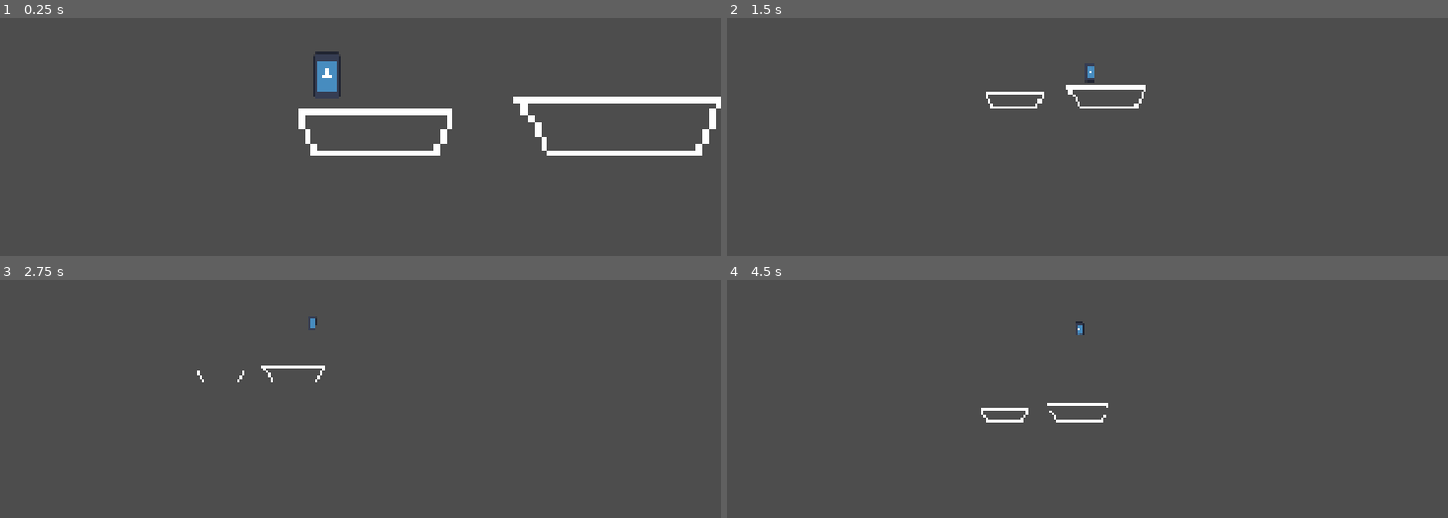
Above: before the commit, frames 1-4 (two rows, left to right).
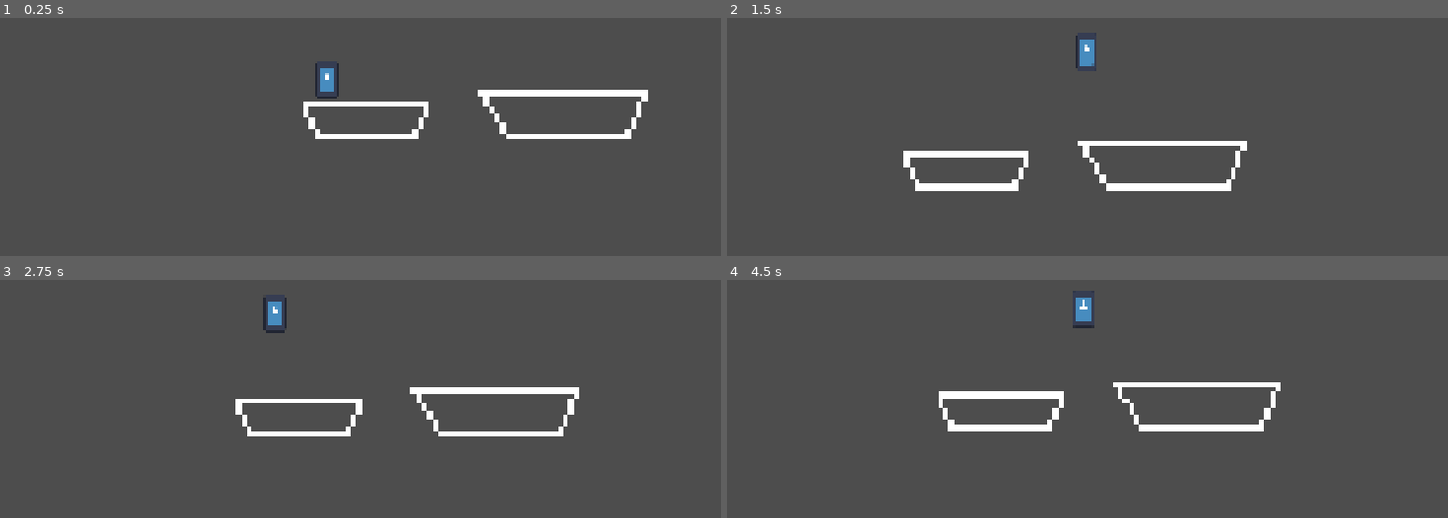
Above: after the commit, the same moments.

Repository: tjr5555/Uncaged
Game: Godot game, scene res://scenes/main.tscn
Two runs of this game, one before a commit and one after it. Both use one fixed random seed, a clock stepped at 60 frames per second and the inputs below. The engine's default icon, where the game draws it, is replaced by a stand-in: a white triangle on a blue panel in a dark square.
Inputs (mouse positions are in pixels of both pictures, inside the frame that each line leads up to):
- Up to frame 1 (0.25 s): no input
- Up to frame 2 (1.5 s): tap Enter at 0.5 s; move the mouse to (1224, 51) at 0.52 s; hold Right (ui_right) 0.53-1.25 s; tap E (Dash, bound only after the commit) at 0.6 s; click (1224, 51) at 0.67 s; tap Space (flap) at 0.77, 0.8, 1.07 s; drag from (892, 94) to (1015, 160) at 1.27 s
- Up to frame 3 (2.75 s): move the mouse to (outside the picture) at 2.02 s; hold Left (ui_left) from 2.03 s (still down); tap E (Dash, bound only after the commit) at 2.1 s; tap Space (flap) at 2.3 s
- Up to frame 4 (4.5 s): release Left (ui_left) at 2.75 s; drag from (1015, 422) to (outside the picture) at 2.77 s; move the mouse to (1289, 401) at 3.52 s; hold Right (ui_right) 3.53-4.25 s; tap Shift at 3.6 s; tap Space (flap) at 3.77, 3.8, 4.07 s; drag from (outside the picture) to (outside the picture) at 4.27 s

The runs differ from the first frame. In frame 1, 5.3% of the frame differs, in the area x 41-100%, y 14-58%; in frame 2, 3.3%; in frame 3, 2.6%; in frame 4, 3.0%.

Commit message:
major movement changes 10/12

Diff:
--- a/project.godot
+++ b/project.godot
@@ -28,11 +28,55 @@
 
 [input]
 
+ui_accept={
+"deadzone": 0.5,
+"events": [Object(InputEventKey,"resource_local_to_scene":false,"resource_name":"","device":-1,"window_id":0,"alt_pressed":false,"shift_pressed":false,"ctrl_pressed":false,"meta_pressed":false,"pressed":false,"keycode":32,"physical_keycode":0,"key_label":0,"unicode":32,"location":0,"echo":false,"script":null)
+, Object(InputEventKey,"resource_local_to_scene":false,"resource_name":"","device":-1,"window_id":0,"alt_pressed":false,"shift_pressed":false,"ctrl_pressed":false,"meta_pressed":false,"pressed":false,"keycode":0,"physical_keycode":90,"key_label":0,"unicode":122,"location":0,"echo":false,"script":null)
+]
+}
+ui_left={
+"deadzone": 0.5,
+"events": [Object(InputEventKey,"resource_local_to_scene":false,"resource_name":"","device":16,"window_id":0,"alt_pressed":false,"shift_pressed":false,"ctrl_pressed":false,"meta_pressed":false,"pressed":false,"keycode":4194319,"physical_keycode":0,"key_label":0,"unicode":0,"location":0,"echo":false,"script":null)
+, Object(InputEventJoypadButton,"resource_local_to_scene":false,"resource_name":"","device":-1,"button_index":13,"pressure":0.0,"pressed":false,"script":null)
+, Object(InputEventJoypadMotion,"resource_local_to_scene":false,"resource_name":"","device":-1,"axis":0,"axis_value":-1.0,"script":null)
+, Object(InputEventKey,"resource_local_to_scene":false,"resource_name":"","device":-1,"window_id":0,"alt_pressed":false,"shift_pressed":false,"ctrl_pressed":false,"meta_pressed":false,"pressed":false,"keycode":0,"physical_keycode":65,"key_label":0,"unicode":97,"location":0,"echo":false,"script":null)
+]
+}
+ui_right={
+"deadzone": 0.5,
+"events": [Object(InputEventKey,"resource_local_to_scene":false,"resource_name":"","device":16,"window_id":0,"alt_pressed":false,"shift_pressed":false,"ctrl_pressed":false,"meta_pressed":false,"pressed":false,"keycode":4194321,"physical_keycode":0,"key_label":0,"unicode":0,"location":0,"echo":false,"script":null)
+, Object(InputEventJoypadButton,"resource_local_to_scene":false,"resource_name":"","device":-1,"button_index":14,"pressure":0.0,"pressed":false,"script":null)
+, Object(InputEventJoypadMotion,"resource_local_to_scene":false,"resource_name":"","device":-1,"axis":0,"axis_value":1.0,"script":null)
+, Object(InputEventKey,"resource_local_to_scene":false,"resource_name":"","device":-1,"window_id":0,"alt_pressed":false,"shift_pressed":false,"ctrl_pressed":false,"meta_pressed":false,"pressed":false,"keycode":0,"physical_keycode":68,"key_label":0,"unicode":100,"location":0,"echo":false,"script":null)
+]
+}
+ui_up={
+"deadzone": 0.5,
+"events": [Object(InputEventKey,"resource_local_to_scene":false,"resource_name":"","device":16,"window_id":0,"alt_pressed":false,"shift_pressed":false,"ctrl_pressed":false,"meta_pressed":false,"pressed":false,"keycode":4194320,"physical_keycode":0,"key_label":0,"unicode":0,"location":0,"echo":false,"script":null)
+, Object(InputEventJoypadButton,"resource_local_to_scene":false,"resource_name":"","device":-1,"button_index":11,"pressure":0.0,"pressed":false,"script":null)
+, Object(InputEventJoypadMotion,"resource_local_to_scene":false,"resource_name":"","device":-1,"axis":1,"axis_value":-1.0,"script":null)
+, Object(InputEventKey,"resource_local_to_scene":false,"resource_name":"","device":-1,"window_id":0,"alt_pressed":false,"shift_pressed":false,"ctrl_pressed":false,"meta_pressed":false,"pressed":false,"keycode":0,"physical_keycode":87,"key_label":0,"unicode":119,"location":0,"echo":false,"script":null)
+]
+}
+ui_down={
+"deadzone": 0.5,
+"events": [Object(InputEventKey,"resource_local_to_scene":false,"resource_name":"","device":16,"window_id":0,"alt_pressed":false,"shift_pressed":false,"ctrl_pressed":false,"meta_pressed":false,"pressed":false,"keycode":4194322,"physical_keycode":0,"key_label":0,"unicode":0,"location":0,"echo":false,"script":null)
+, Object(InputEventJoypadButton,"resource_local_to_scene":false,"resource_name":"","device":-1,"button_index":12,"pressure":0.0,"pressed":false,"script":null)
+, Object(InputEventJoypadMotion,"resource_local_to_scene":false,"resource_name":"","device":-1,"axis":1,"axis_value":1.0,"script":null)
+, Object(InputEventKey,"resource_local_to_scene":false,"resource_name":"","device":-1,"window_id":0,"alt_pressed":false,"shift_pressed":false,"ctrl_pressed":false,"meta_pressed":false,"pressed":false,"keycode":0,"physical_keycode":83,"key_label":0,"unicode":115,"location":0,"echo":false,"script":null)
+]
+}
 flap={
 "deadzone": 0.2,
 "events": [Object(InputEventKey,"resource_local_to_scene":false,"resource_name":"","device":16,"window_id":0,"alt_press …(190 unchanged characters)…
 , Object(InputEventKey,"resource_local_to_scene":false,"resource_name":"","device":-1,"window_id":0,"alt_pressed":false …(186 unchanged characters)…
 , Object(InputEventKey,"resource_local_to_scene":false,"resource_name":"","device":-1,"window_id":0,"alt_pressed":false …(183 unchanged characters)…
+]
+}
+Dash={
+"deadzone": 0.2,
+"events": [Object(InputEventKey,"resource_local_to_scene":false,"resource_name":"","device":-1,"window_id":0,"alt_pressed":false,"shift_pressed":false,"ctrl_pressed":false,"meta_pressed":false,"pressed":false,"keycode":0,"physical_keycode":69,"key_label":0,"unicode":101,"location":0,"echo":false,"script":null)
+, Object(InputEventKey,"resource_local_to_scene":false,"resource_name":"","device":-1,"window_id":0,"alt_pressed":false,"shift_pressed":false,"ctrl_pressed":false,"meta_pressed":false,"pressed":false,"keycode":0,"physical_keycode":88,"key_label":0,"unicode":120,"location":0,"echo":false,"script":null)
 ]
 }
 
--- /dev/null
+++ b/scenes/player.gd
@@ -0,0 +1,83 @@
+extends CharacterBody2D
+
+const SPEED = 500.0
+const JUMP_VELOCITY = -600.0
+var BASE_GRAVITY = 800.0
+var DIVE_GRAVITY = 1600.0
+var GLIDING_GRAVITY = 200.0
+
+var gravity = BASE_GRAVITY
+var flaps = 1
+var flap_boost = 0
+var air_friction = 3000
+var friction = 5000
+var dash_power = 1000
+var dashes = 1
+
+
+var hold_timer: float = 0.0
+var hold_dur: float = 0.3
+var is_gliding: bool = false
+func _physics_process(delta: float) -> void:
+
+
+
+
+	# Handle gravity and diving
+	if not is_on_floor():
+		# Check if holding down to dive, or if gliding
+		if Input.is_action_pressed("ui_down"):
+			gravity = DIVE_GRAVITY
+		elif is_gliding:
+			gravity = GLIDING_GRAVITY
+		else:
+			gravity = BASE_GRAVITY
+
+		velocity.y += gravity * delta
+	else:
+		flaps = 1
+		dashes = 1
+		gravity = BASE_GRAVITY
+
+	# Get horizontal input direction and handle movement/friction
+	var dir := Input.get_axis("ui_left", "ui_right")
+	var ydir := Input.get_axis("ui_up", "ui_down")
+	var current_accel = friction if is_on_floor() else air_friction
+
+	if dir:
+		velocity.x = move_toward(velocity.x, dir * SPEED, current_accel * delta)
+	else:
+		velocity.x = move_toward(velocity.x, 0, current_accel * delta)
+
+
+
+	if Input.is_action_just_pressed("Dash") and dashes > 0:
+		dashes -= 1
+		velocity.x += dash_power * dir
+		velocity.y += dash_power * ydir
+
+
+	# Handle jump / flap
+	if Input.is_action_just_pressed("ui_accept") and flaps > 0:
+		flaps -= 1
+		print("Flaps left: " + str(flaps))
+		velocity.y = JUMP_VELOCITY
+		print("ydir:" + str(ydir))
+		if dir != 0:
+			velocity.x += flap_boost * dir
+#Glide mode logic
+	if Input.is_action_pressed("ui_accept"):
+		hold_timer += delta
+		if hold_timer >= hold_dur and is_gliding == false:
+			print("glide mode on!")
+			is_gliding = true
+			gravity = GLIDING_GRAVITY
+			print("current gravity: " + str(gravity))
+
+	else:
+		hold_timer = 0
+		if is_gliding:
+			print("glide mode off!")
+			is_gliding = false
+			gravity = BASE_GRAVITY
+	move_and_slide()
--- a/scenes/player.tscn
+++ b/scenes/player.tscn
@@ -1,6 +1,6 @@
 [gd_scene format=3 uid="uid://nngadheagxwr"]
 
-[ext_resource type="Script" uid="uid://bae8m5iup5xgh" path="res://scripts/player.gd" id="1_g2els"]
+[ext_resource type="Script" uid="uid://bxh5f1rgkf8ug" path="res://scenes/player.gd" id="1_g2els"]
 [ext_resource type="Texture2D" uid="uid://tcenjagh32p2" path="res://sprites/icon.svg" id="2_qhqgy"]
 
 [sub_resource type="CapsuleShape2D" id="CapsuleShape2D_lnspb"]
@@ -19,5 +19,6 @@
 shape = SubResource("CapsuleShape2D_lnspb")
 
 [node name="Camera" type="Camera2D" parent="." unique_id=802923576]
+zoom = Vector2(0.83, 0.83)
 position_smoothing_enabled = true
 position_smoothing_speed = 3.0
Not shown, added: scenes/player.gd.uid
